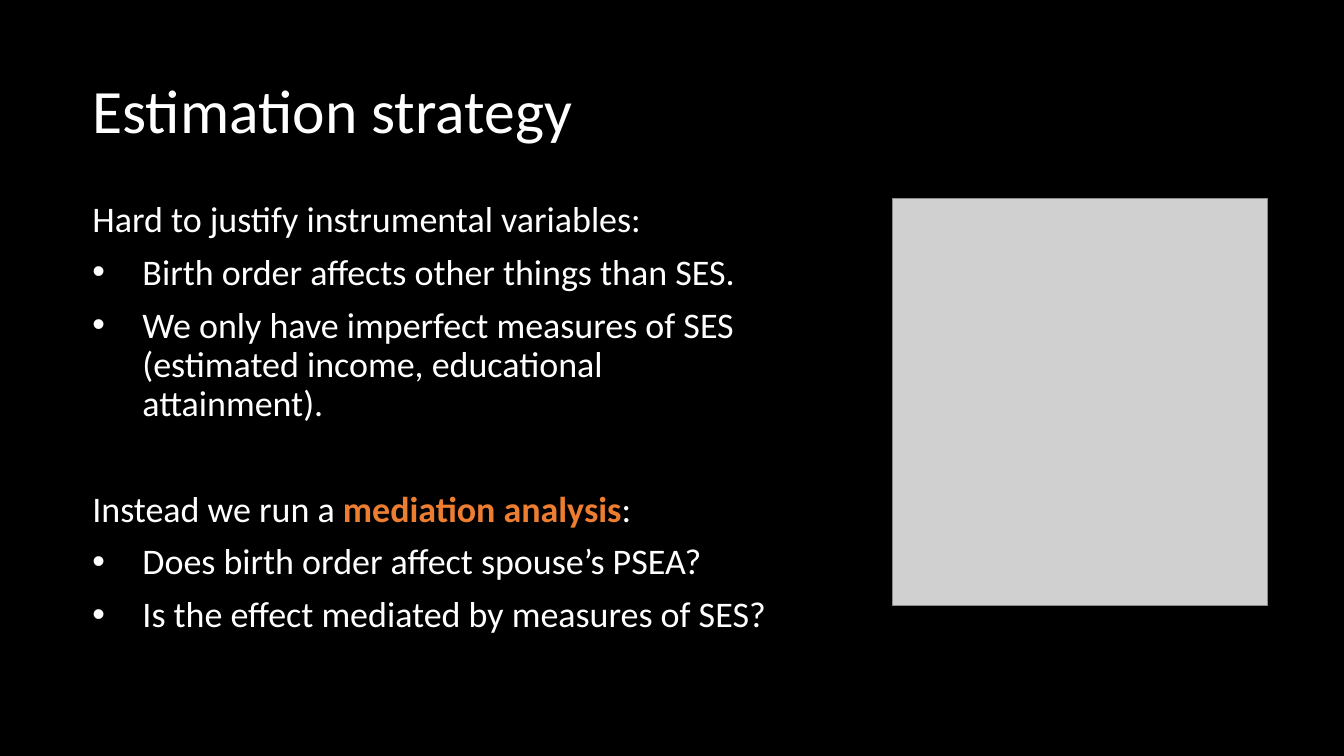
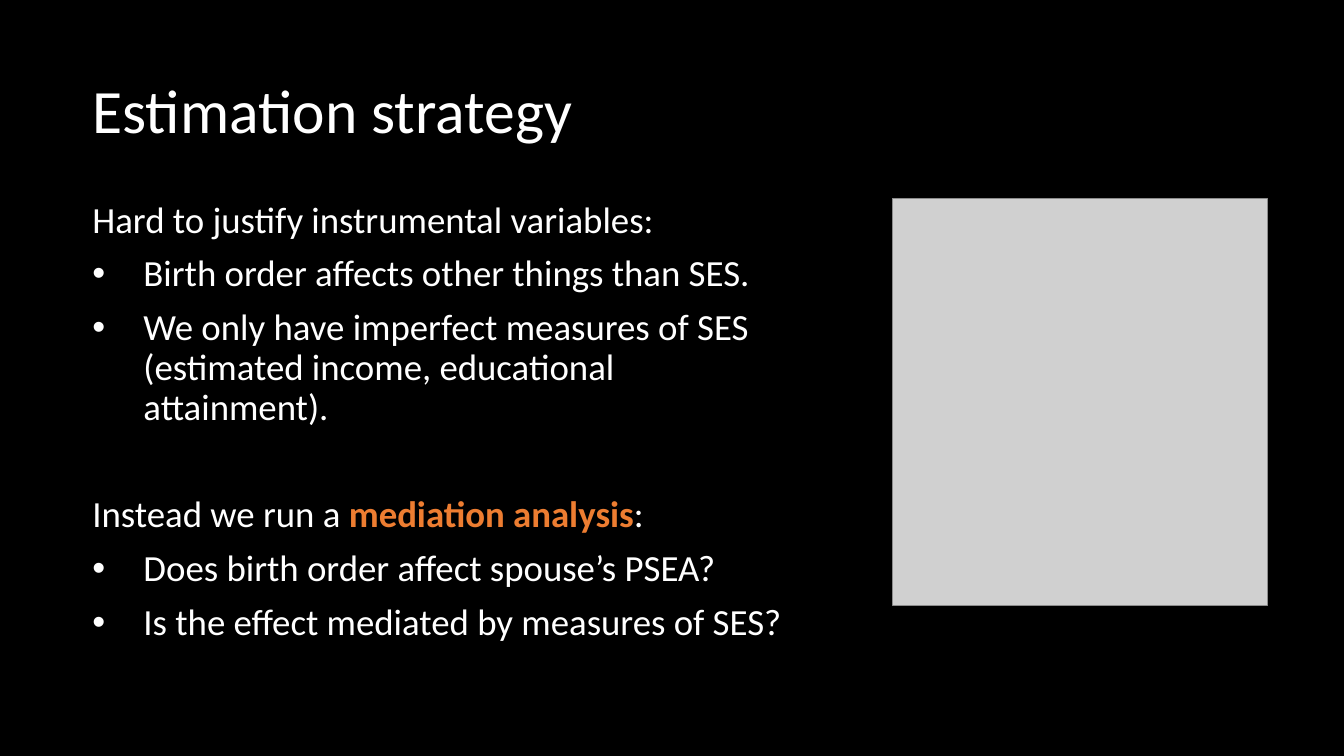
Before and after one commit to hughjonesd/trading-genetics, a slide deck: slide 14 of ESSGM Bologna 2023 presentation.pptx. Drawn at 1344x756 pixels with LibreOffice and Linux fonts; fonts in the diff are those of the drawing; grey boxes stand for pictures. Boxes give left, top, right and bottom in pixels: in the first picture for what was removed or moved away, otherwise in the second. Text is boxed around its words. In the diff, an @@ line names an element or a change of style, - is before the commit and + after.

```diff
--- a/ESSGM Bologna 2023 presentation.pptx
+++ b/ESSGM Bologna 2023 presentation.pptx
@@ text "Hard to justify instrumental variables:" at (92,207,782,641): size 25.8 to 26.3 pt; indent changed @@
```
Also in this commit, not shown: 14 other slides changed, 4 slides added, 4 slides removed, 1 other file.
